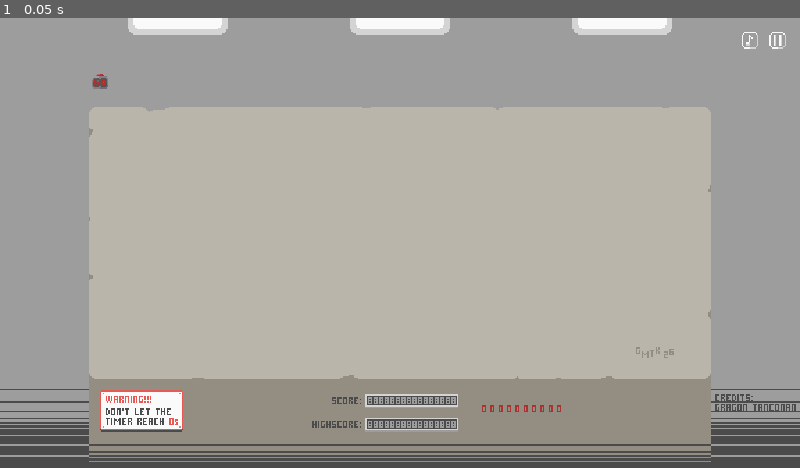
Above: before the commit, frame 1.
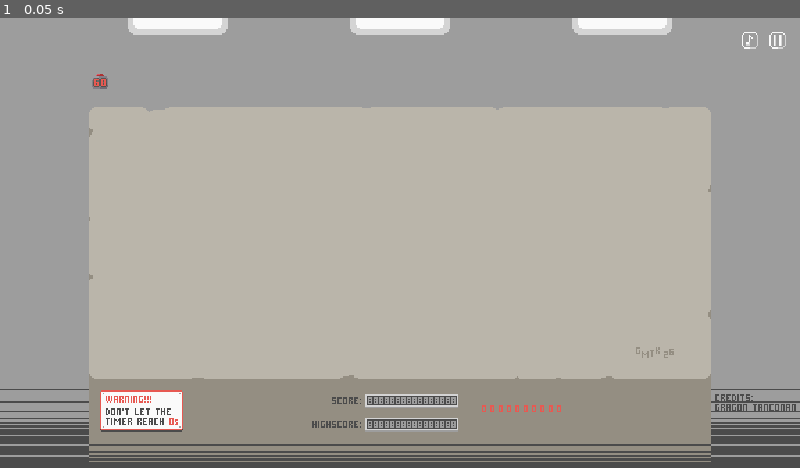
Above: after the commit, the same moment.

Repository: GragonGit/Too-Many-Timers
Game: Godot game, scene res://main.tscn
The game is run twice, just before and just after one commit, with the same random seed, the same clock (stepped at 60 frames per second) and the same inputs.
Inputs:
- Up to frame 1 (0.05 s): no input

The runs differ from the first frame. In frame 1, less than 0.1% of the frame differs, in the area x 11-71%, y 13-88%.

Commit message:
Updated and moved digits

Diff:
--- a/Timer/DigitalClock/DigitalClock.tscn
+++ b/Timer/DigitalClock/DigitalClock.tscn
@@ -2,7 +2,7 @@
 
 [ext_resource type="SpriteFrames" uid="uid://dg215tlx0gjnu" path="res://Timer/DigitalClock/DigitalClockAnim.tres" id="1_38c5i"]
 [ext_resource type="Script" uid="uid://m2i3oij8shxy" path="res://Timer/DigitalClock/DigitalClockUI.gd" id="2_sf7an"]
-[ext_resource type="Texture2D" uid="uid://bjeum4yq2anuj" path="res://Timer/DigitalClock/Digits.png" id="3_tsvx5"]
+[ext_resource type="Texture2D" uid="uid://bjeum4yq2anuj" path="res://UI/ScoreDisplay/Digits.png" id="3_tsvx5"]
 [ext_resource type="Script" uid="uid://dbwsyn35pn7su" path="res://Timer/BaseTimer.gd" id="3_yja6s"]
 
 [sub_resource type="RectangleShape2D" id="RectangleShape2D_g4v7s"]
--- a/UI/UI.tscn
+++ b/UI/UI.tscn
@@ -2,7 +2,7 @@
 
 [ext_resource type="Script" uid="uid://d1f6rh0middfr" path="res://UI/ScoreDisplay/ScoreScript.gd" id="1_6dd3c"]
 [ext_resource type="Script" uid="uid://twbpmt41yehg" path="res://UI/UI.gd" id="1_jqf55"]
-[ext_resource type="Texture2D" uid="uid://bjeum4yq2anuj" path="res://Timer/DigitalClock/Digits.png" id="2_byuxr"]
+[ext_resource type="Texture2D" uid="uid://bjeum4yq2anuj" path="res://UI/ScoreDisplay/Digits.png" id="2_byuxr"]
 [ext_resource type="Texture2D" uid="uid://dw88a2sa2rp84" path="res://UI/Pause/Pause.png" id="2_dhe1o"]
 [ext_resource type="Texture2D" uid="uid://cwmkmnd5kp1q2" path="res://UI/Audio/AudioOff.png" id="2_f1fl4"]
 [ext_resource type="Texture2D" uid="uid://cg4gyw7t72vrv" path="res://UI/Pause/Play.png" id="2_q0uhn"]
Binary file removed: Timer/DigitalClock/Digits.png
Binary file added: UI/ScoreDisplay/Digits.png
Not shown, changed: UI/ScoreDisplay/Digits.png.import
